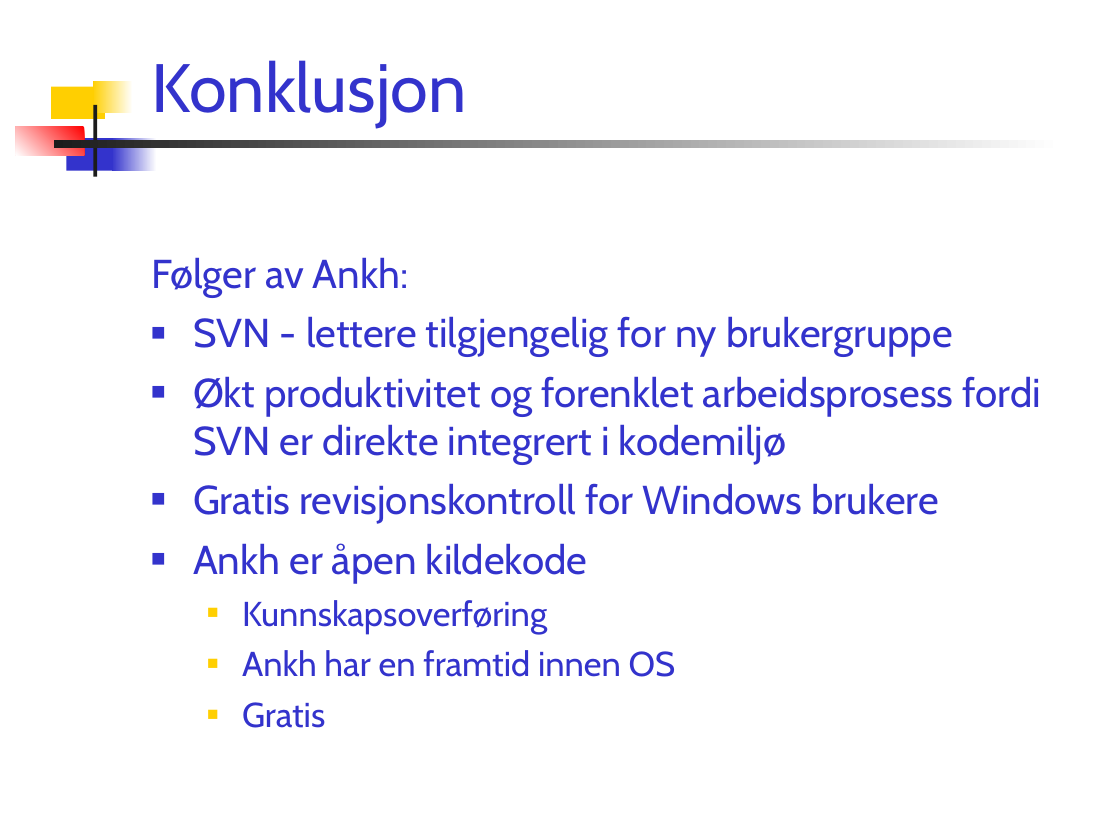
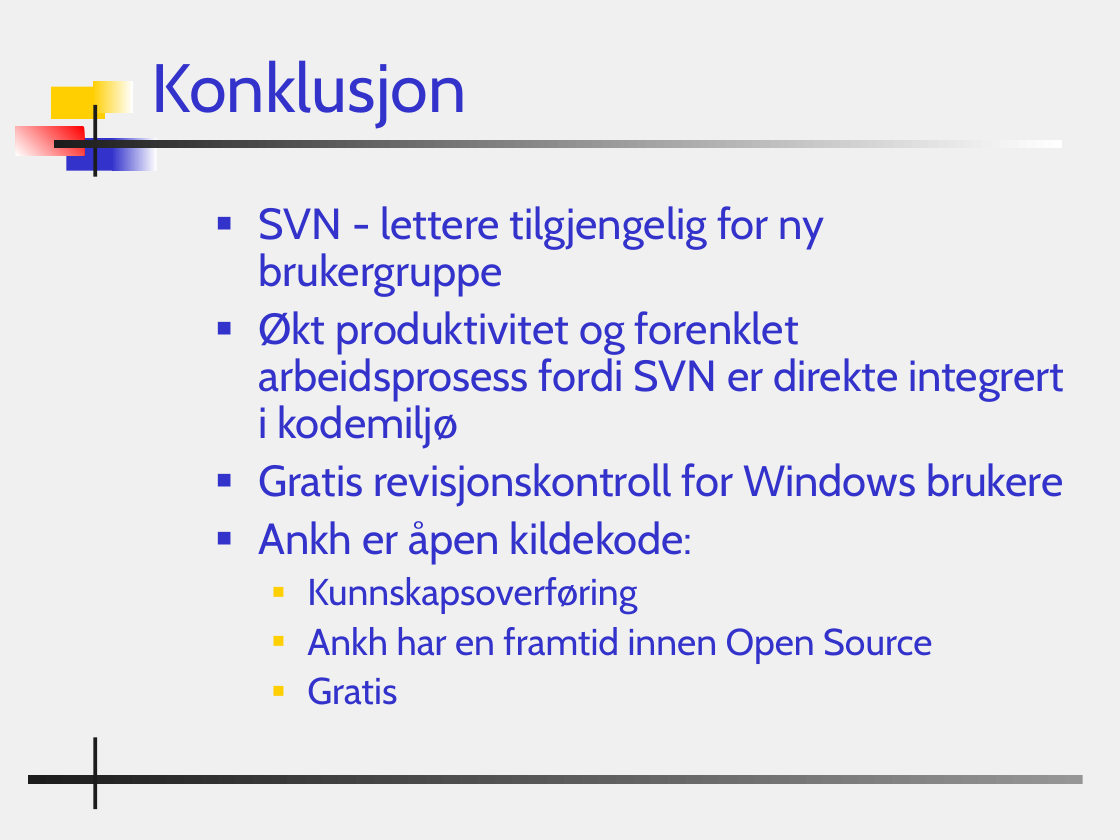
Before and after one commit to PhilJollans/AnkhSVN2019, a slide deck: slide 23 of doc/powerpoint/Subversion_addin_for_VS.NET.ppt. Drawn at 1120x840 pixels with LibreOffice and Linux fonts; fonts in the diff are those of the drawing; background and template pictures are left out. Boxes give left, top, right and bottom in pixels: in the first picture for what was removed or moved away, otherwise in the second. Text is boxed around its words. In the diff, an @@ line names an element or a change of style, - is before the commit and + after.

Commit message:
Changed bg and some text.

```diff
--- a/doc/powerpoint/Subversion_addin_for_VS.NET.ppt
+++ b/doc/powerpoint/Subversion_addin_for_VS.NET.ppt
@@ background #FFFFFF to #F0F0F0 @@
@@ text "SVN - lettere tilgjengelig for ...": place and size @@
-text "SVN - lettere tilgjengelig for ..." at [151, 257, 1041, 728]
+text "SVN - lettere tilgjengelig for ..." at [258, 206, 1064, 705]
@@ text at [258, 206, 1064, 705]: size 25.9 to 28 pt in "SVN - lettere tilgjengelig for ny brukergruppe", "Økt produktivitet og forenklet arbeidsprosess fordi SVN ...", "Gratis revisjonskontroll for Windows brukere"; size 22.2 to 24 pt in "Kunnskapsoverføring", "Gratis"; line spacing 1 to 0.9 @@
@@ text at [151, 257, 408, 298]: paragraph removed @@
-Følger av Ankh:
@@ text at [258, 521, 693, 564]: text changed; size 25.9 to 28 pt @@
-■ Ankh er åpen kildekode
+■ Ankh er åpen kildekode:
@@ text at [307, 627, 932, 663]: text changed; size 22.2 to 24 pt @@
-  ■ Ankh har en framtid innen OS
+  ■ Ankh har en framtid innen Open Source
@@ rectangle added at [93, 737, 96, 809], fill #1C1C1C @@
@@ rectangle added at [28, 775, 1083, 784], fill gradient #969696 to #1C1C1C @@
```
Also in this commit, not shown: 21 other slides changed, 2 slides added, 1 slide removed.
